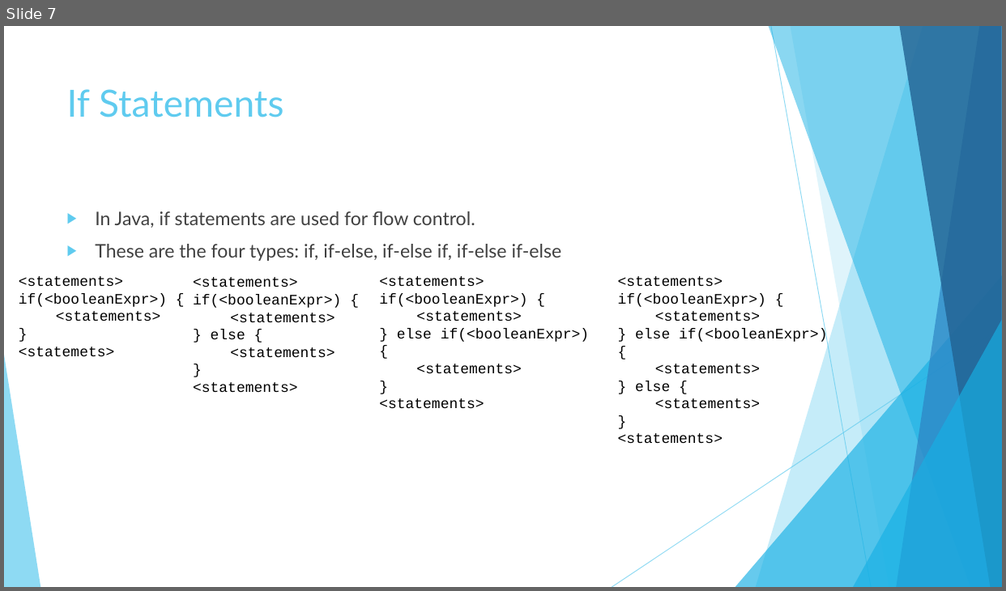
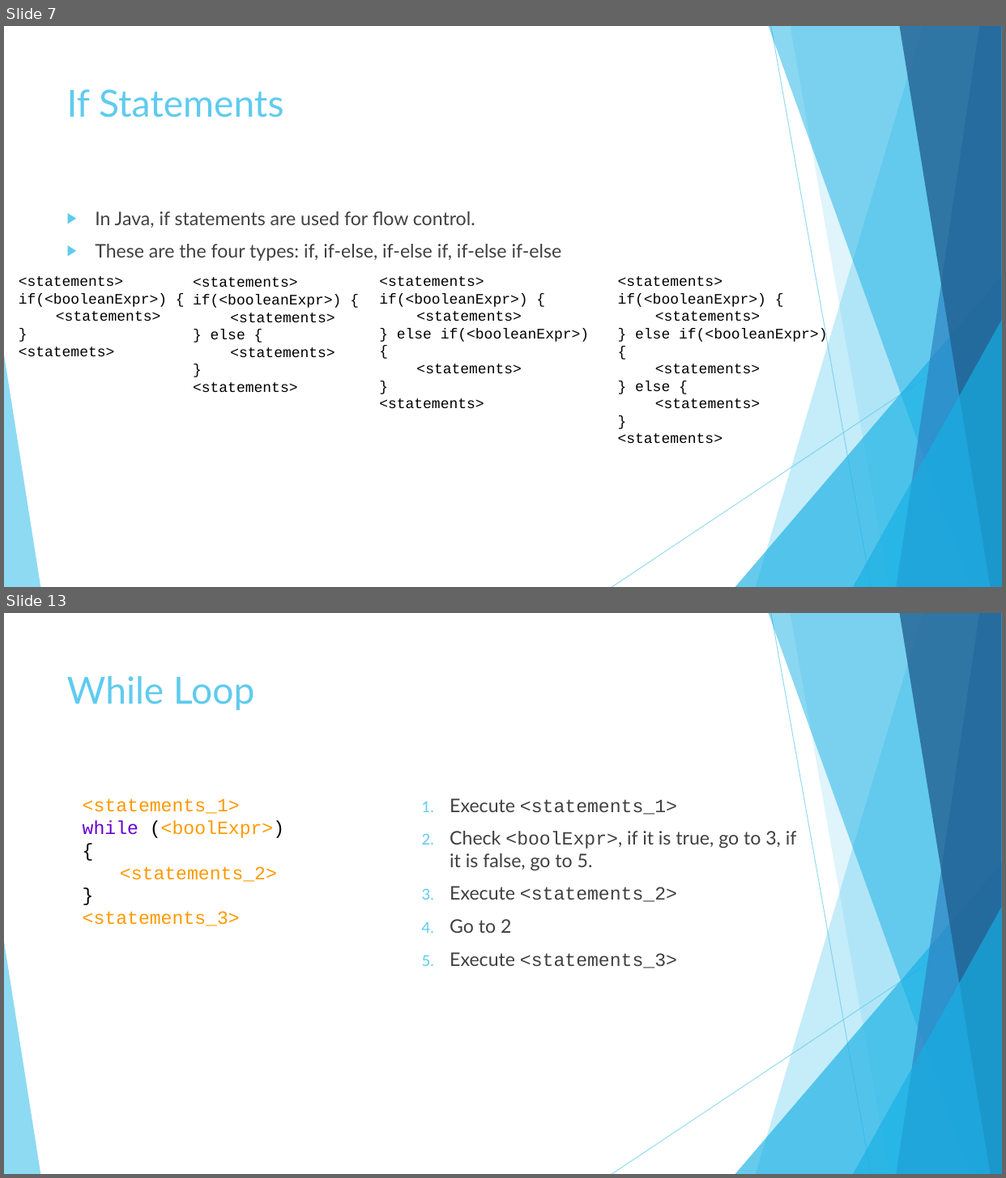
Before and after one commit to JoseRivas1998/Java-Game-Development-For-Absolute-Beginners, a slide deck: Slides/Lesson1.3.pptx. Shown one above the other, each under a label of ours: slide 7 before the commit, slides 7 and 13 after it; the slides between them are not shown. The pictures are 1006x591 and 1006x1178 pixels, drawn with LibreOffice and Linux fonts; fonts in the diff are those of the drawing. Boxes give left, top, right and bottom in pixels: in the first picture for what was removed or moved away, otherwise in the second. Text is boxed around its words. In the diff, an @@ line names an element or a change of style, - is before the commit and + after.

```diff
--- a/Slides/Lesson1.3.pptx
+++ b/Slides/Lesson1.3.pptx
@@ slide 13 added at <box>4,613,1002,1174</box>, background #FFFFFF; not listed: 10 template elements that a slide beside it also shows @@
@@ title added at <box>67,676,254,710</box>, 36 pt, text #5FCBEF @@
+While Loop
@@ text added at <box>83,798,284,926</box>, 18 pt, text #FF9900 @@
+<statements_1>
+while (<boolExpr>) {
+<statements_2>
+}
+<statements_3>
@@ text added at <box>450,798,797,969</box>, 18 pt, text #404040 @@
+1. Execute <statements_1>
+2. Check <boolExpr>, if it is true, go to 3, if it is false, go to 5.
+3. Execute <statements_2>
+4. Go to 2
+5. Execute <statements_3>
```
Also in this commit, not shown: 7 other slides added, 10 other files.
